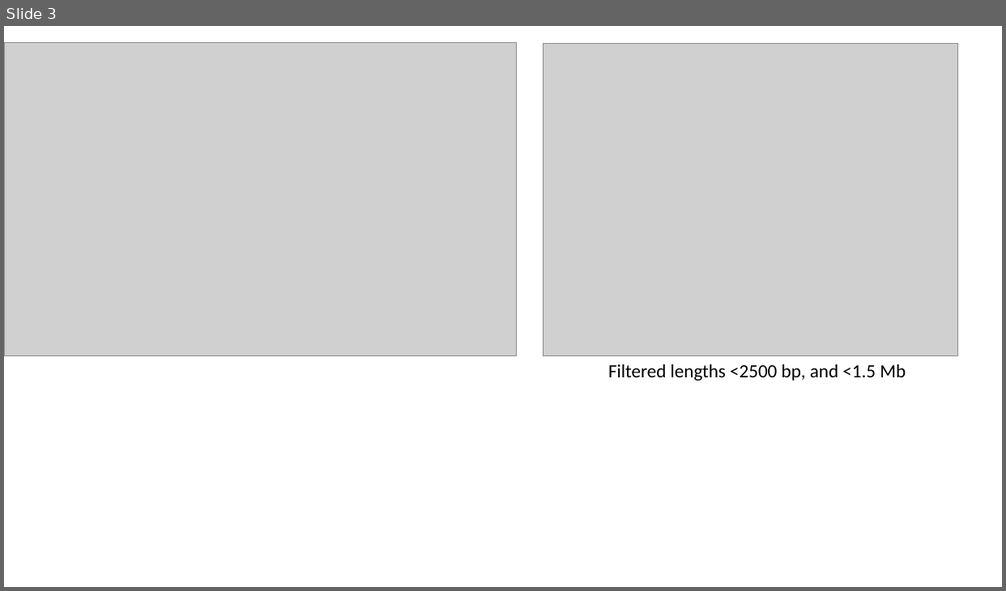
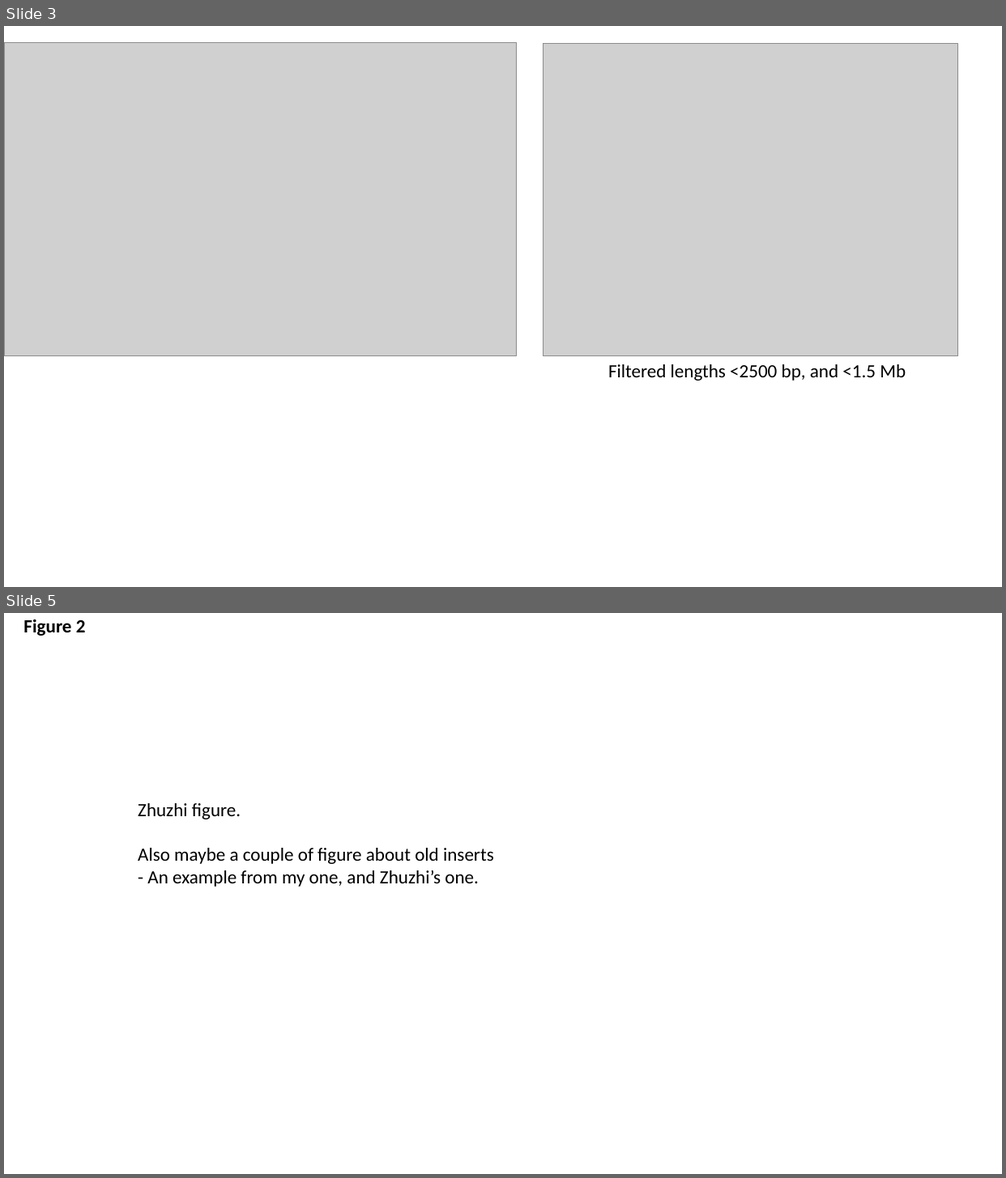
Before and after one commit to MEEP-projects/HGT_pipeline, a slide deck: manuscript/Figures/Blattabacterium HGT_figures-working.pptx. Shown one above the other, each under a label of ours: slide 3 before the commit, slides 3 and 5 after it; the slides between them are not shown. The pictures are 1006x591 and 1006x1178 pixels, drawn with LibreOffice and Linux fonts; fonts in the diff are those of the drawing; grey boxes stand for pictures. Boxes give left, top, right and bottom in pixels: in the first picture for what was removed or moved away, otherwise in the second. Text is boxed around its words. In the diff, an @@ line names an element or a change of style, - is before the commit and + after.

```diff
--- a/manuscript/Figures/Blattabacterium HGT_figures-working.pptx
+++ b/manuscript/Figures/Blattabacterium HGT_figures-working.pptx
@@ slide 5 added at bbox=[4, 613, 1002, 1174], background #FFFFFF @@
@@ text added at bbox=[23, 619, 86, 636], 18 pt, text #000000, bold @@
+Figure 2
@@ text added at bbox=[138, 803, 494, 887], 18 pt, text #000000 @@
+Zhuzhi figure.
+Also maybe a couple of figure about old inserts
+- An example from my one, and Zhuzhi’s one.
```
Also in this commit, not shown: 1 slide changed, 1 other slide added, 3 other files.
